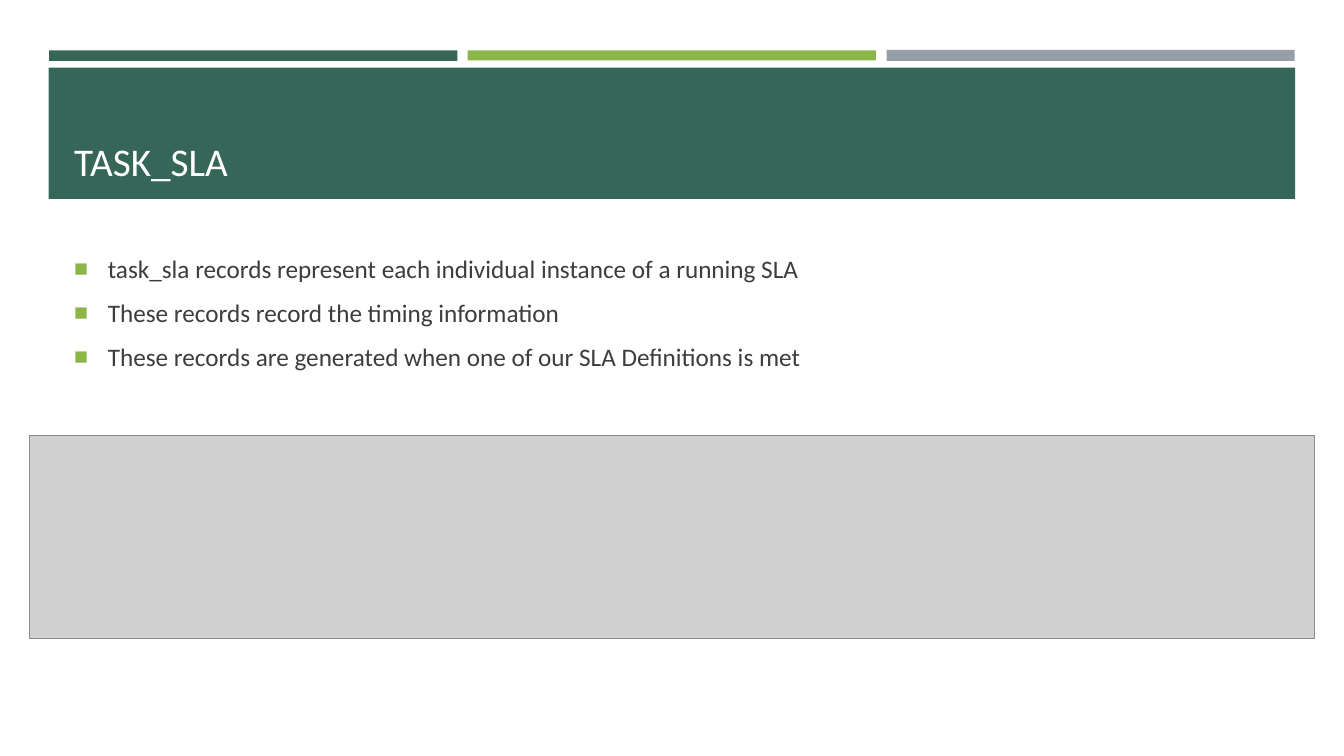
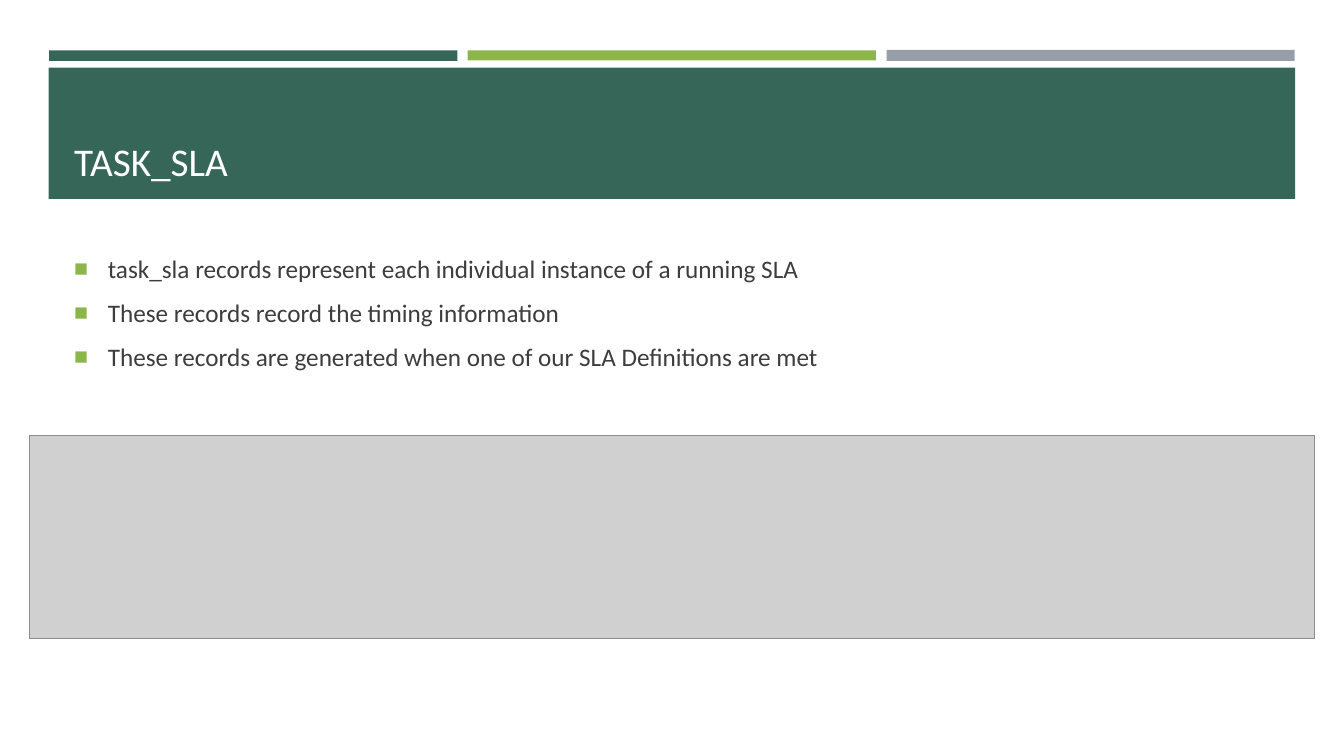
Before and after one commit to e-m-wilson/SNOW, a slide deck: slide 6 of Week_4/Service_Level_Management.pptx. Drawn at 1344x756 pixels with LibreOffice and Linux fonts; fonts in the diff are those of the drawing; grey boxes stand for pictures. Boxes give left, top, right and bottom in pixels: in the first picture for what was removed or moved away, otherwise in the second. Text is boxed around its words. In the diff, an @@ line names an element or a change of style, - is before the commit and + after.

Commit message:
update

```diff
--- a/Week_4/Service_Level_Management.pptx
+++ b/Week_4/Service_Level_Management.pptx
@@ text at box(108, 348, 817, 371): text changed @@
-■ These records are generated when one of our SLA Definitions is met
+■ These records are generated when one of our SLA Definitions are met
```
Also in this commit, not shown: 1 slide added.
